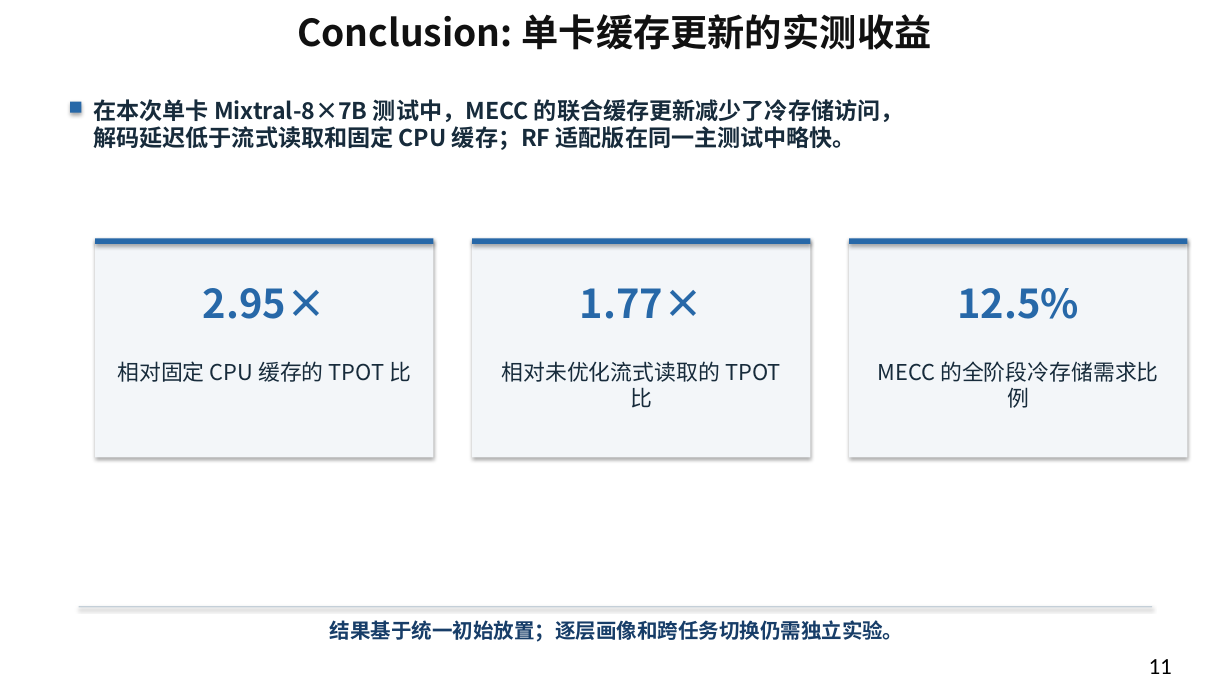
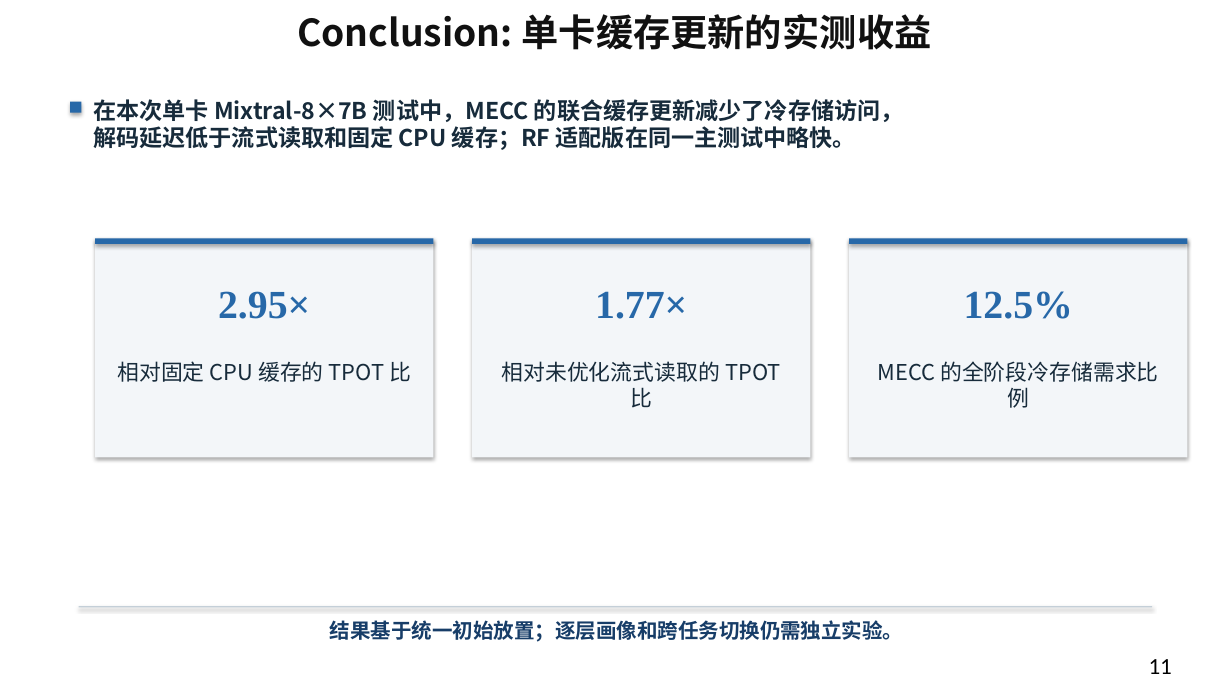
Before and after one commit to Kirihara-Yun/mecc_package, a slide deck: slide 11 of mecc_package/paper/current/MECC_A100_measured.pptx. Drawn at 1232x693 pixels with LibreOffice and Linux fonts; fonts in the diff are those of the drawing. Boxes give left, top, right and bottom in pixels: in the first picture for what was removed or moved away, otherwise in the second. Text is boxed around its words. In the diff, an @@ line names an element or a change of style, - is before the commit and + after.

```diff
--- a/mecc_package/paper/current/MECC_A100_measured.pptx
+++ b/mecc_package/paper/current/MECC_A100_measured.pptx
@@ font Noto Sans CJK SC to Times New Roman in 3 elements at box(218, 291, 310, 319), box(595, 291, 687, 319), box(964, 291, 1073, 319) @@
```
Also in this commit, not shown: 7 other slides changed, 26 other files.
